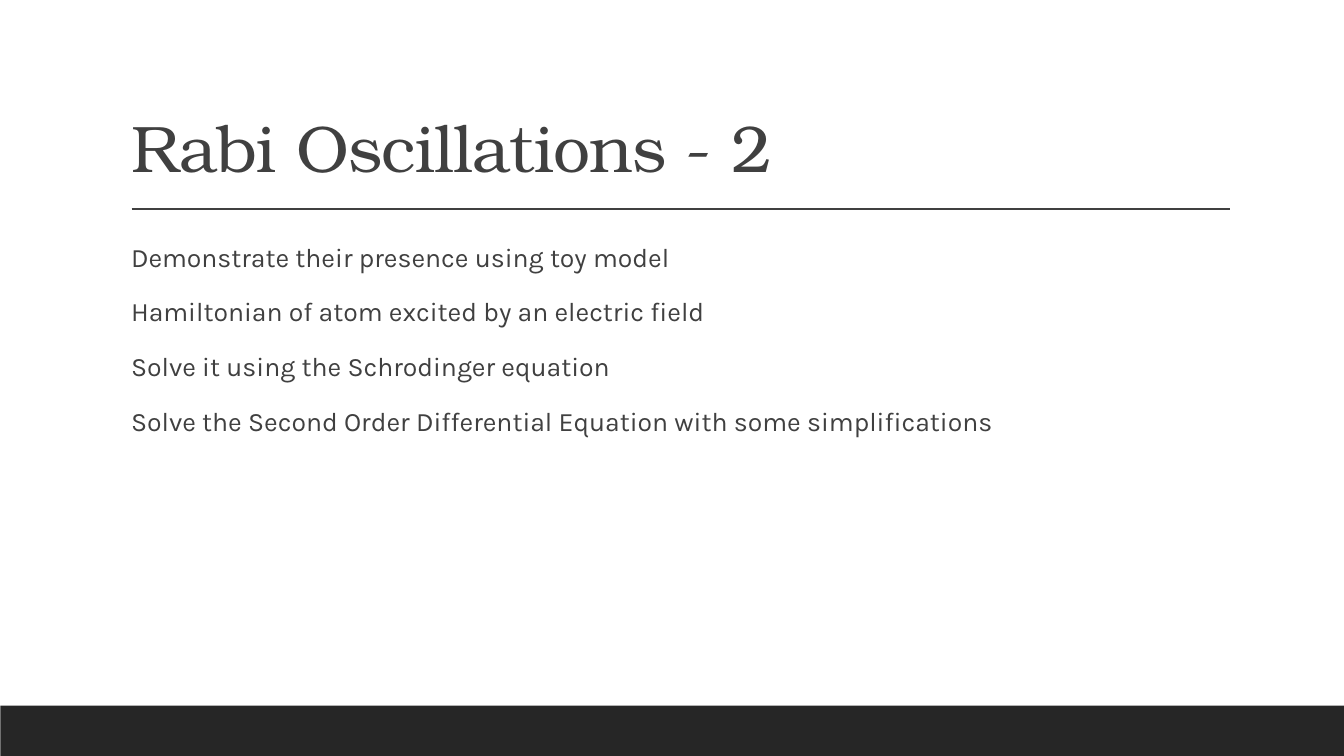
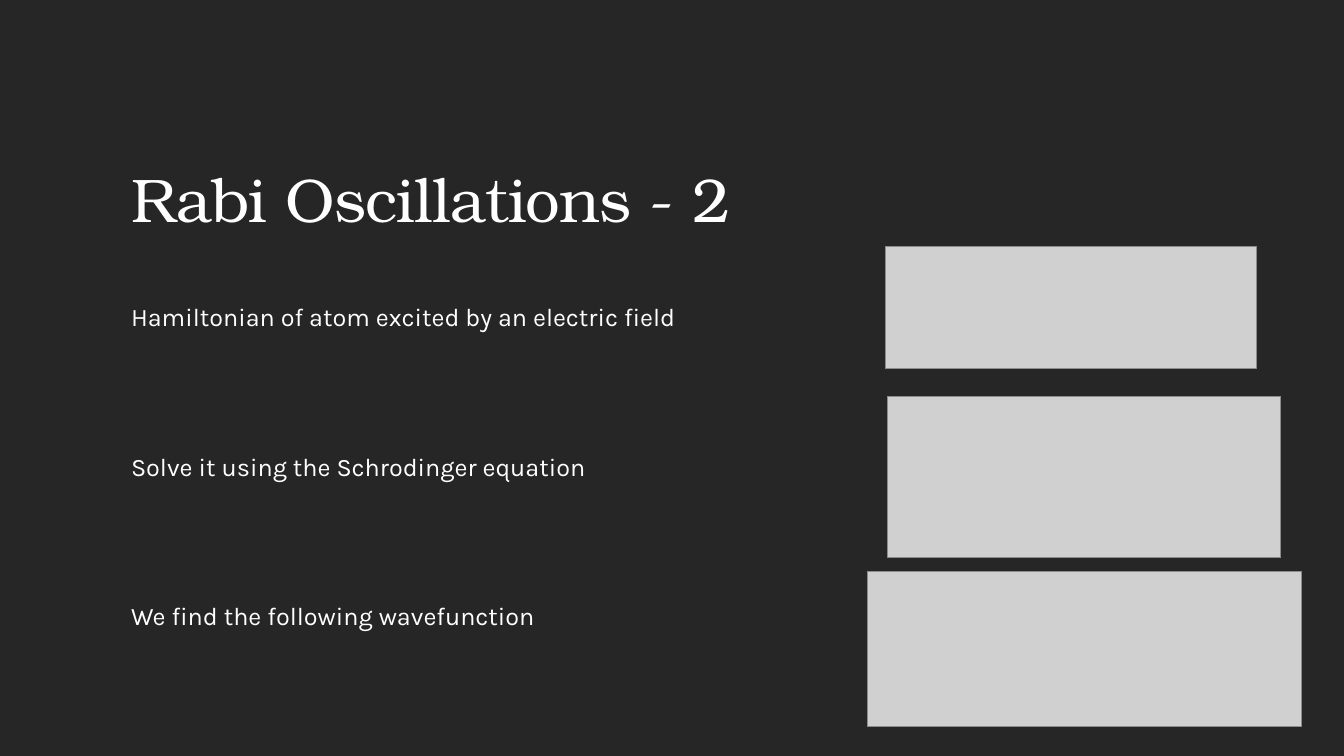
Before and after one commit to Suthendran/PHYS-437-B-Thesis, a slide deck: slide 8 of Electron Musical Chairs.pptx. Drawn at 1344x756 pixels with LibreOffice and Linux fonts; fonts in the diff are those of the drawing; grey boxes stand for pictures. Boxes give left, top, right and bottom in pixels: in the first picture for what was removed or moved away, otherwise in the second. Text is boxed around its words. In the diff, an @@ line names an element or a change of style, - is before the commit and + after.

```diff
--- a/Electron Musical Chairs.pptx
+++ b/Electron Musical Chairs.pptx
@@ background #FFFFFF to #262626 @@
@@ rectangle added at (x1=0, y1=0, x2=1344, y2=756), fill #262626 @@
@@ title "Rabi Oscillations - 2" moved from (x1=131, y1=125, x2=773, y2=173) to (x1=131, y1=178, x2=731, y2=223) @@
@@ title "Rabi Oscillations - 2" at (x1=131, y1=178, x2=731, y2=223): size 47 to 44 pt, text colour #404040 to #FFFFFF @@
@@ line removed from (132, 210) to (1231, 210) @@
@@ text "Hamiltonian of atom excited by ..." moved from (x1=131, y1=248, x2=992, y2=438) to (x1=131, y1=308, x2=675, y2=631) @@
@@ text at (x1=131, y1=248, x2=669, y2=274): paragraph removed @@
-  Demonstrate their presence using toy model
@@ picture added at (x1=885, y1=247, x2=1256, y2=369) @@
@@ text at (x1=131, y1=308, x2=675, y2=482): size 19 to 18 pt, text colour #404040 to #FFFFFF in "Hamiltonian of atom excited by an electric ...", "Solve it using the Schrodinger equation"; line spacing 1.1 to 1 @@
@@ picture added at (x1=888, y1=397, x2=1281, y2=559) @@
@@ picture added at (x1=867, y1=572, x2=1302, y2=727) @@
@@ text at (x1=131, y1=607, x2=535, y2=631): text changed; size 19 to 18 pt; text colour #404040 to #FFFFFF @@
-  Solve the Second Order Differential Equation with some simplifications
+  We find the following wavefunction
@@ rectangle removed at (x1=0, y1=706, x2=1344, y2=756) @@
```
Also in this commit, not shown: 7 other slides changed, 2 slides added, 1 slide removed, 1 other file.
